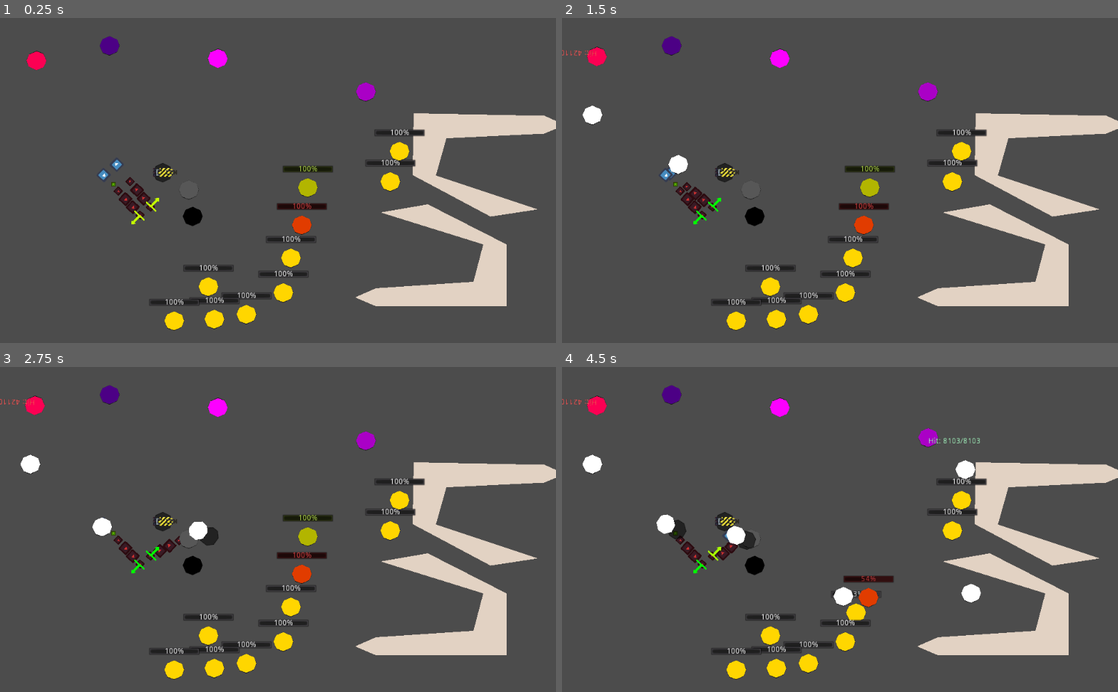
Above: before the commit, frames 1-4 (two rows, left to right).
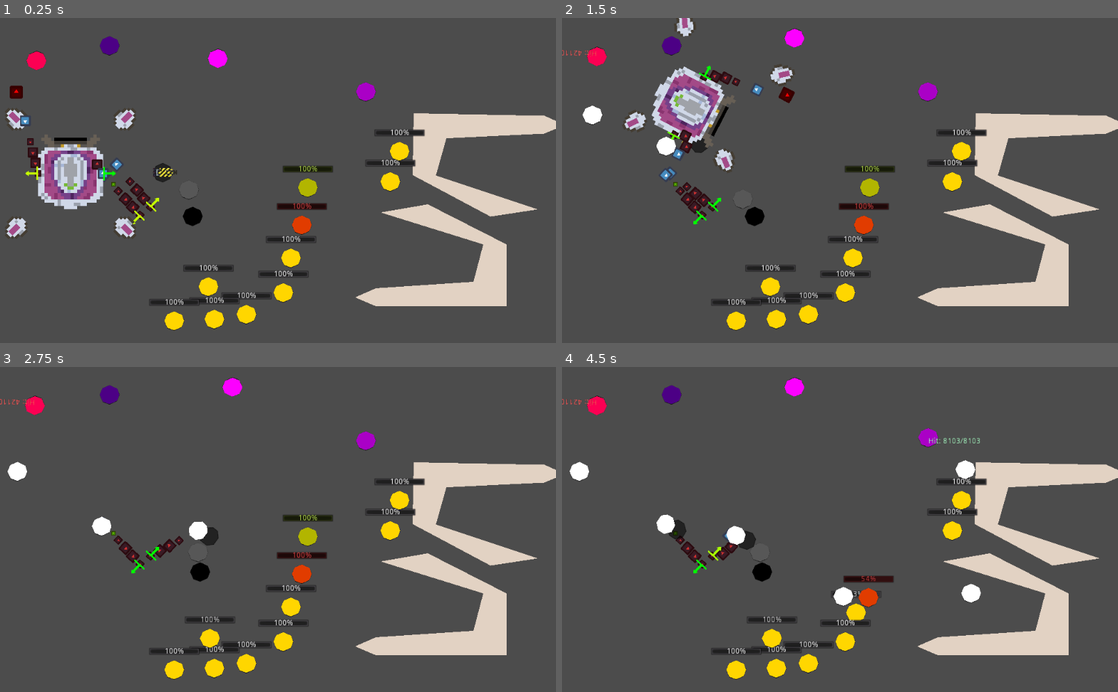
Above: after the commit, the same moments.

Repository: Tarnowiczanka-Stare-Tarnowice/pink-cat
Game: Godot game, scene res://Scenes/PhysicsTest.tscn
The game is run twice, just before and just after one commit, with the same random seed, the same clock (stepped at 60 frames per second) and the same inputs. The engine's default icon, where the game draws it, is replaced by a stand-in: a white triangle on a blue panel in a dark square.
Inputs (mouse positions are in pixels of both pictures, inside the frame that each line leads up to):
- Up to frame 1 (0.25 s): no input
- Up to frame 2 (1.5 s): tap Enter (ui_accept) at 0.5, 0.77 s; move the mouse to (678, 164) at 0.52 s; hold Right (ui_right) 0.53-1.28 s; tap Middle mouse button (left_shoot) at 0.6 s; move the mouse to (667, 174) at 1.27 s; hold Down (ui_down) from 1.28 s (still down); click (667, 174) at 1.35 s
- Up to frame 3 (2.75 s): tap Enter (ui_accept) at 1.52 s; move the mouse to (333, 458) at 2.02 s; release Down (ui_down) at 2.03 s; hold Right (ui_right) from 2.03 s (still down); right-click (333, 458) at 2.1 s
- Up to frame 4 (4.5 s): tap Enter (ui_accept) at 2.75, 3.02, 3.77 s; move the mouse to (812, 594) at 2.77 s; release Right (ui_right) at 2.78 s; hold Up (ui_up) 2.78-3.53 s; tap Middle mouse button (left_shoot) at 2.85 s; move the mouse to (1006, 578) at 3.52 s; hold Left (ui_left) from 3.53 s (still down); click (1006, 578) at 3.6 s; move the mouse to (673, 480) at 4.27 s; right-click (673, 480) at 4.35 s

The runs differ from the first frame. In frame 1, 3.3% of the frame differs, in the area x 0-25%, y 20-68%; in frame 2, 4.2%, in the area x 10-44%, y 0-59%; in frame 3, 1.2%; in frame 4, 1.2%.

Commit message:
Mech z łapkami
Mech dostał 2 manipulatory

Diff:
--- a/Scenes/Mech.tscn
+++ b/Scenes/Mech.tscn
@@ -1,10 +1,11 @@
-[gd_scene load_steps=7 format=2]
+[gd_scene load_steps=8 format=2]
 
 [ext_resource path="res://Scripts/Mech.gd" type="Script" id=1]
 [ext_resource path="res://icon.png" type="Texture" id=2]
 [ext_resource path="res://Artwork/bot01/torso01.png" type="Texture" id=3]
 [ext_resource path="res://Artwork/bot01/Leg 3.png" type="Texture" id=4]
 [ext_resource path="res://Artwork/bot01/head01.png" type="Texture" id=5]
+[ext_resource path="res://Scenes/HandManipulator.tscn" type="PackedScene" id=6]
 
 [sub_resource type="RectangleShape2D" id=1]
 extents = Vector2( 64, 64 )
@@ -89,3 +90,11 @@
 modulate = Color( 1, 0, 0, 1 )
 scale = Vector2( 0.368597, 0.368597 )
 texture = ExtResource( 2 )
+
+[node name="HandLeft" parent="." instance=ExtResource( 6 )]
+position = Vector2( 60, 0 )
+left_hand = true
+
+[node name="HandRight" parent="." instance=ExtResource( 6 )]
+position = Vector2( -60, 0 )
+rotation = 3.14159
--- a/Scenes/PhysicsTest.tscn
+++ b/Scenes/PhysicsTest.tscn
@@ -8,6 +8,7 @@
 [ext_resource path="res://icon.png" type="Texture" id=6]
 [ext_resource path="res://Scenes/NailGun.tscn" type="PackedScene" id=7]
 [ext_resource path="res://Scenes/DestructibleDummy.tscn" type="PackedScene" id=8]
+[ext_resource path="res://Scenes/Mech.tscn" type="PackedScene" id=9]
 
 [node name="Node2D" type="Node2D"]
 script = ExtResource( 5 )
@@ -96,6 +97,9 @@
 [node name="NailGun" parent="." instance=ExtResource( 7 )]
 position = Vector2( 300, 285 )
 
+[node name="Mech" parent="NailGun" instance=ExtResource( 9 )]
+position = Vector2( -170, 2 )
+
 [node name="DestructibleDummy" parent="." instance=ExtResource( 8 )]
 position = Vector2( 536, 443 )
 
Not shown: 1 places in Scenes/PhysicsTest.tscn that only renumber resources
